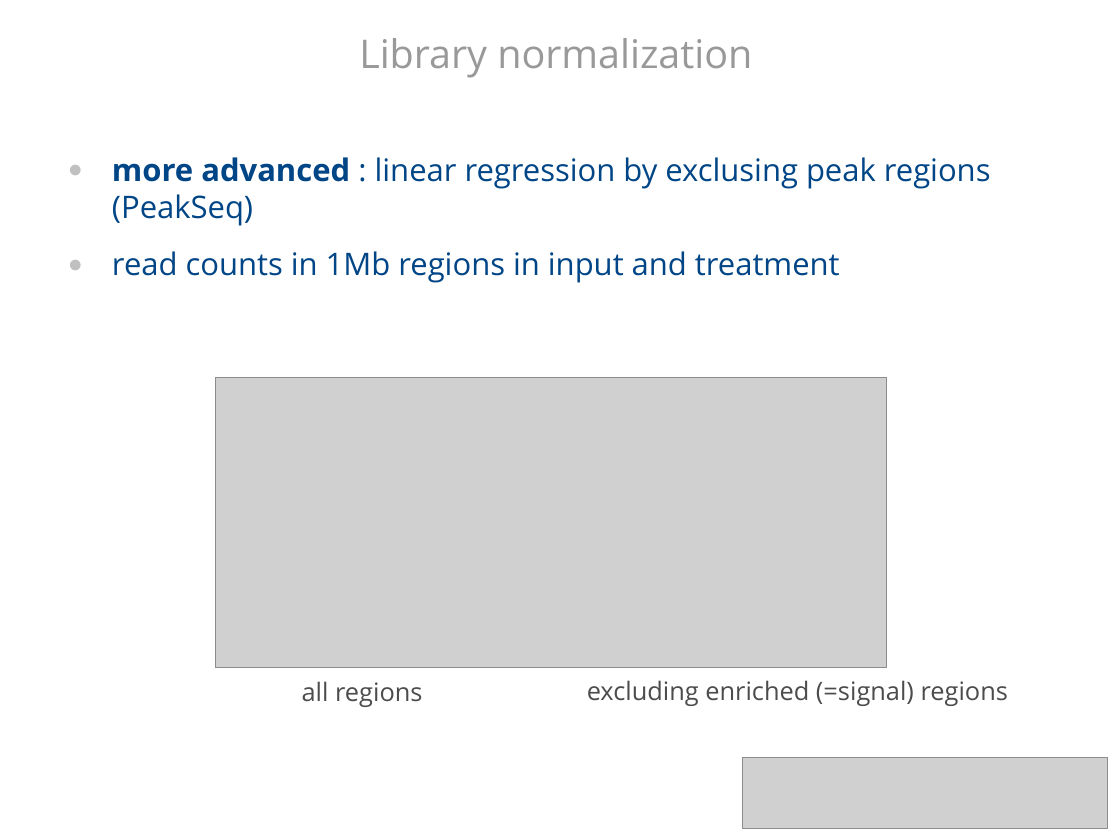
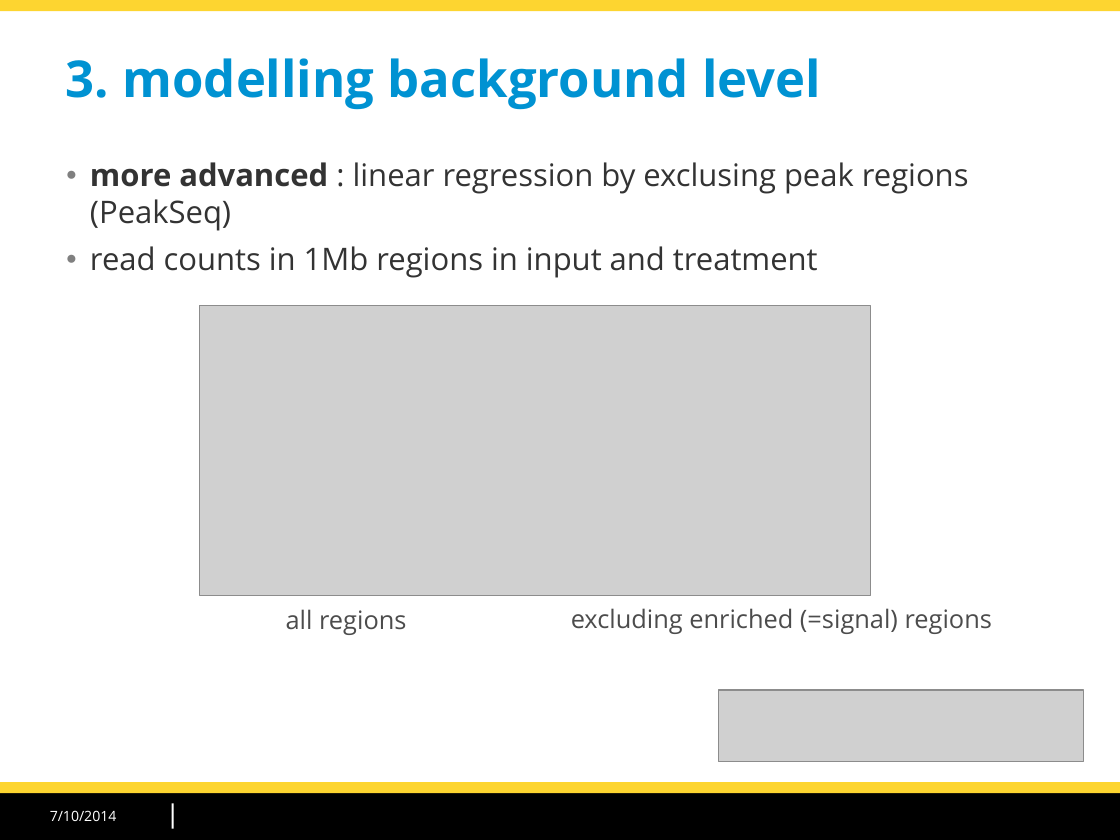
Before and after one commit to morganeTC/atelier_chip-seq_roscoff_2014, a slide deck: slide 20 of slides/chipseq_CarlHerrmann_Roscoff2014.odp (slide 23 before the commit). Drawn at 1120x840 pixels with LibreOffice and Linux fonts; fonts in the diff are those of the drawing; grey boxes stand for pictures; background and template pictures are left out. Boxes give left, top, right and bottom in pixels: in the first picture for what was removed or moved away, otherwise in the second. Text is boxed around its words. In the diff, an @@ line names an element or a change of style, - is before the commit and + after.

Commit message:
Slides for peak calling

```diff
--- a/slides/chipseq_CarlHerrmann_Roscoff2014.odp
+++ b/slides/chipseq_CarlHerrmann_Roscoff2014.odp
@@ rectangle added at (x1=0, y1=0, x2=1120, y2=11), fill #FDD530 @@
@@ title added at (x1=66, y1=58, x2=821, y2=110), 36 pt, text #0092D2, bold @@
+3. modelling background level
@@ title removed at (x1=359, y1=38, x2=752, y2=78) @@
-Library normalization
@@ text "more advanced : linear regression ..." at (x1=90, y1=162, x2=969, y2=278): text colour #004586 to #333333; indent changed; less space between paragraphs; bullet colour #C0C0C0 to #808080 @@
@@ 2 texts, 1 picture moved together from (x1=216, y1=378, x2=1008, y2=707) to (x1=200, y1=306, x2=992, y2=635) @@
@@ picture moved from (x1=743, y1=757, x2=1108, y2=828) to (x1=719, y1=690, x2=1083, y2=761) @@
@@ rectangle added at (x1=0, y1=794, x2=1120, y2=840), fill #000000 @@
@@ rectangle added at (x1=0, y1=783, x2=1120, y2=794), fill #FDD530 @@
@@ line added from (173, 805) to (173, 828), #FFFFFF 1.42 pt @@
@@ text added at (x1=50, y1=810, x2=117, y2=821), 10 pt, text #FFFFFF @@
+7/10/2014
```
Also in this commit, not shown: 29 other slides changed, 9 slides added, 15 slides removed, 2 other files.
